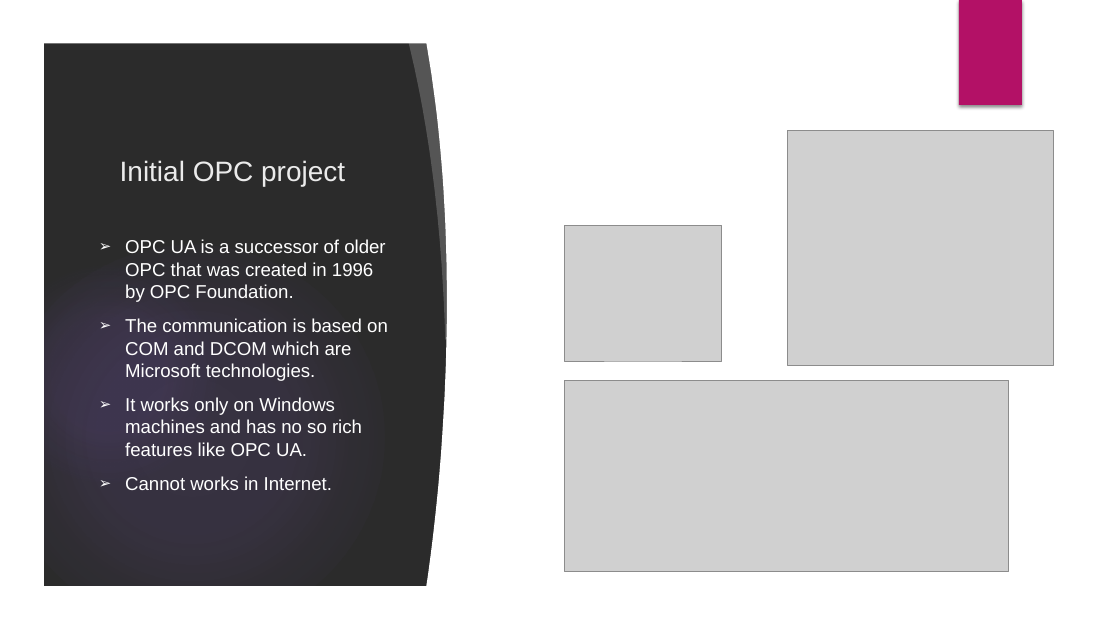
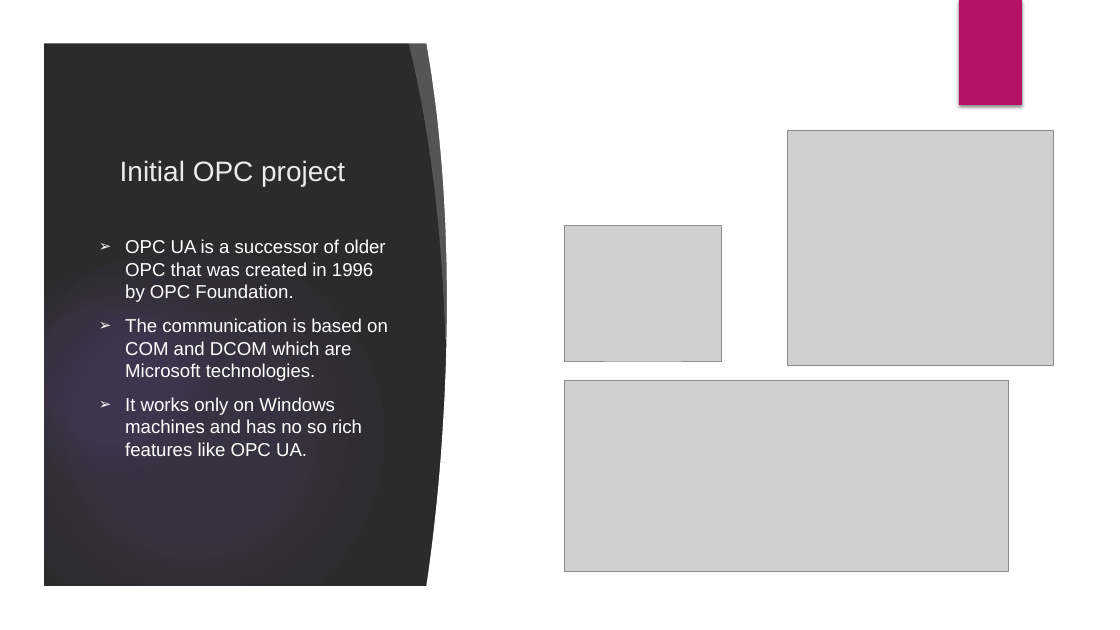
Before and after one commit to velizar92/TSK_Presentations, a slide deck: slide 4 of OPC UA and Industry 4.0.pptx. Drawn at 1120x630 pixels with LibreOffice and Linux fonts; fonts in the diff are those of the drawing; grey boxes stand for pictures; background and template pictures are left out; a plain dark background stands for a picture behind light text. Boxes give left, top, right and bottom in pixels: in the first picture for what was removed or moved away, otherwise in the second. Text is boxed around its words. In the diff, an @@ line names an element or a change of style, - is before the commit and + after.

```diff
--- a/OPC UA and Industry 4.0.pptx
+++ b/OPC UA and Industry 4.0.pptx
@@ text at (125,476,332,490): paragraph removed @@
-➢ Cannot works in Internet.
```
Also in this commit, not shown: 3 other slides changed, 5 slides added.
